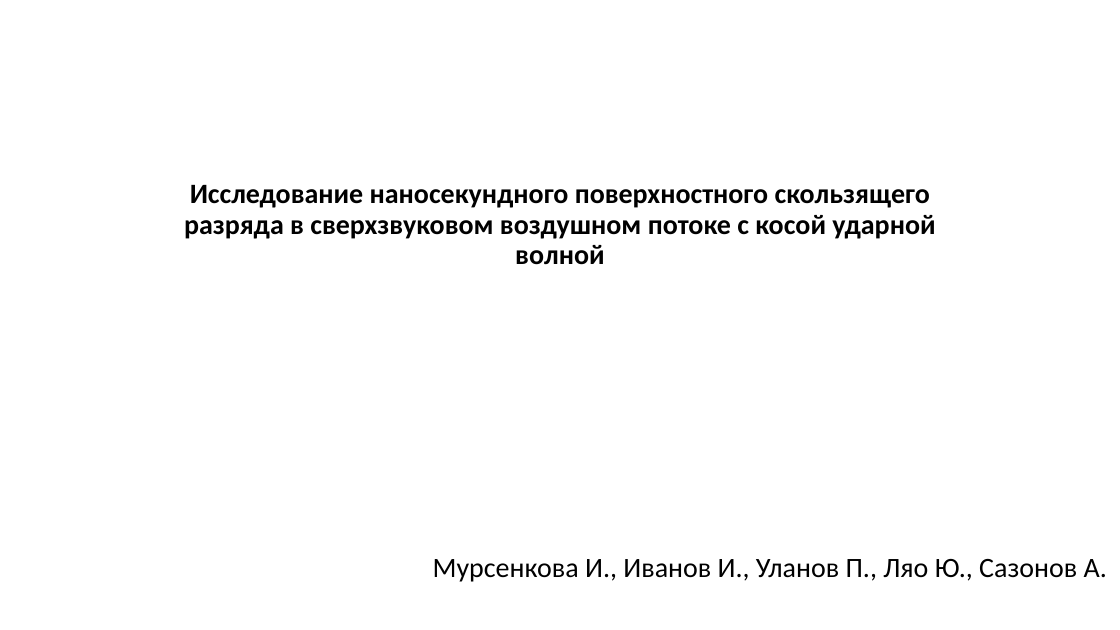
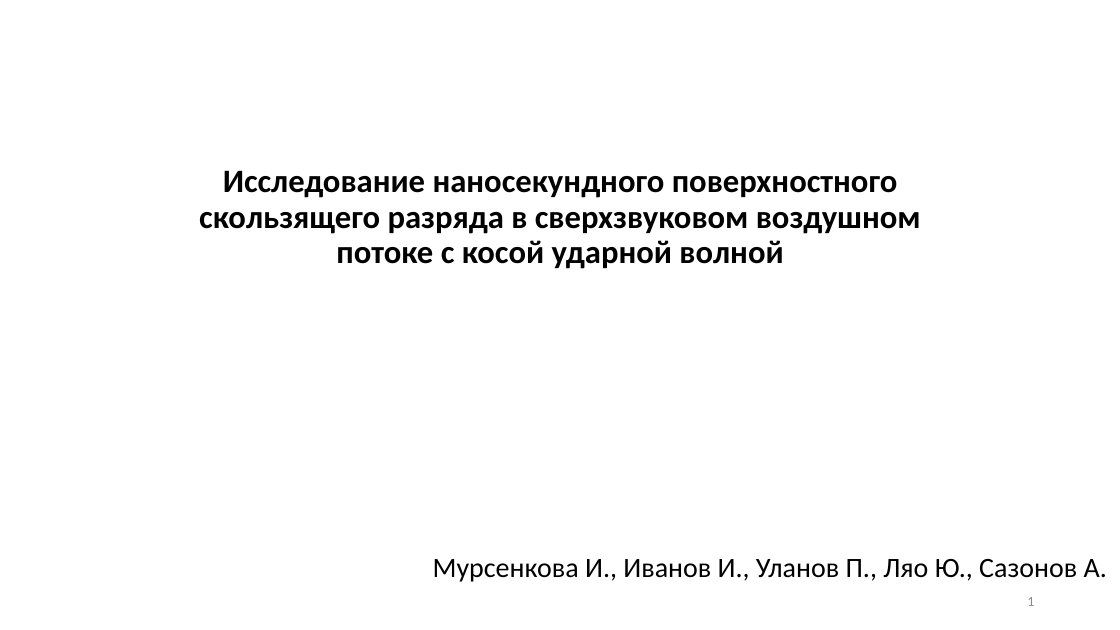
Before and after one commit to ulanich/msu, a slide deck: slide 1 of конференция/конференция.pptx. Drawn at 1120x630 pixels with LibreOffice and Linux fonts; fonts in the diff are those of the drawing. Boxes give left, top, right and bottom in pixels: in the first picture for what was removed or moved away, otherwise in the second. Text is boxed around its words. In the diff, an @@ line names an element or a change of style, - is before the commit and + after.

```diff
--- a/конференция/конференция.pptx
+++ b/конференция/конференция.pptx
@@ title "Исследование наносекундного поверхностного скользящего разря ..." at (x1=199, y1=176, x2=921, y2=269): size 24 to 28 pt @@
@@ page number added at (x1=1027, y1=597, x2=1034, y2=606), 12 pt, text #8C8C8C @@
+1
```
Also in this commit, not shown: 8 slides added, 1 slide removed.
